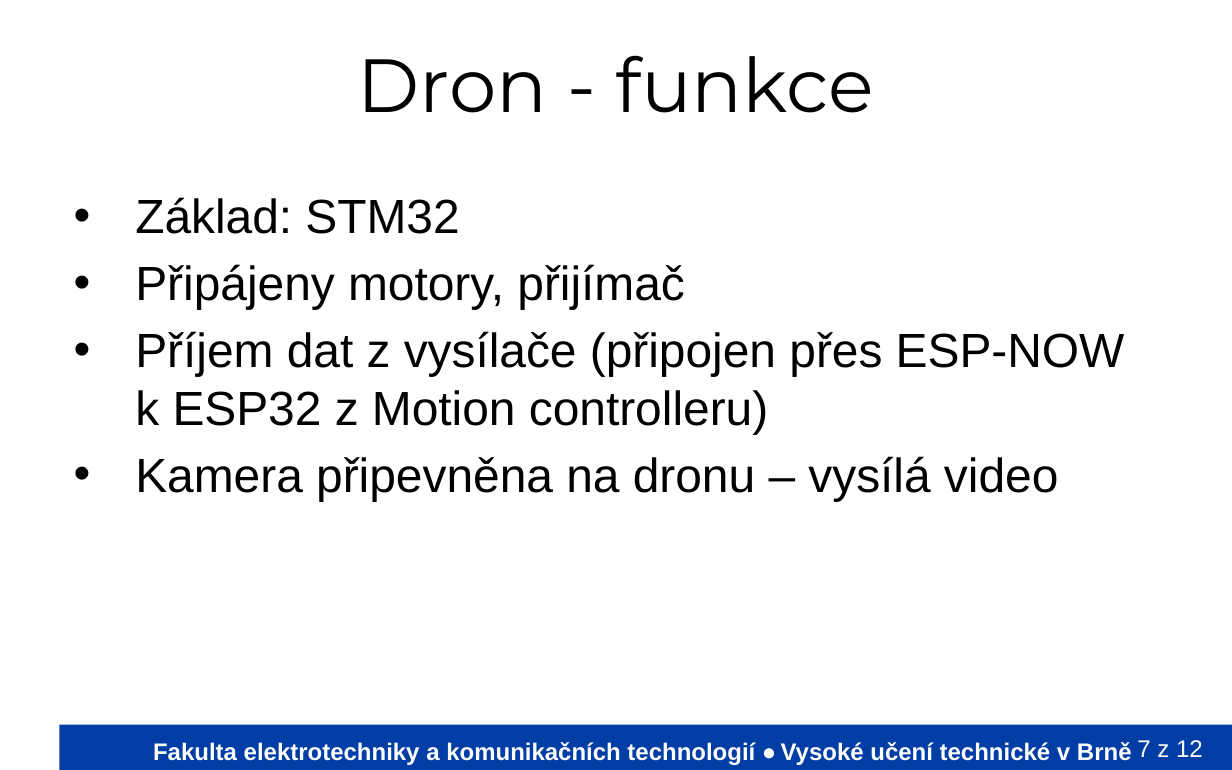
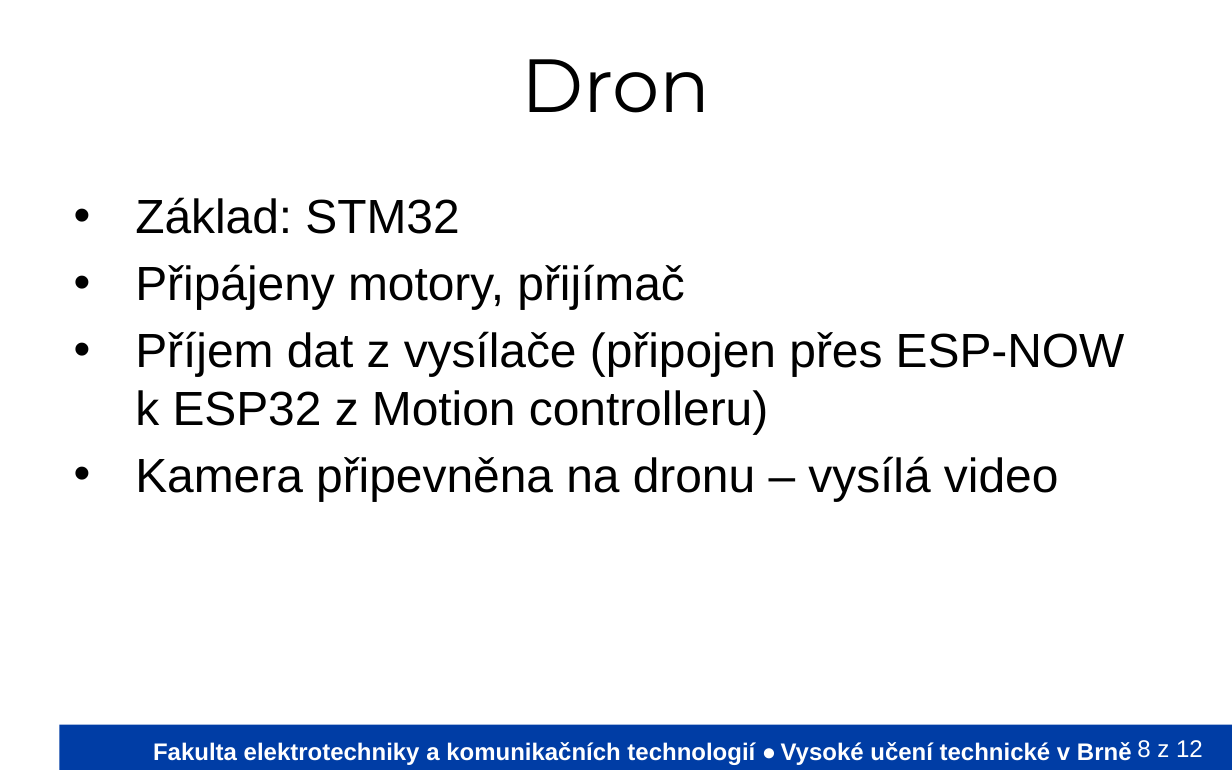
Before and after one commit to Mi-Tom/micro-controlers, a slide deck: slide 8 of PrezentaceVUT/VyvojovyDiagramVUT.odp (slide 7 before the commit). Drawn at 1232x770 pixels with LibreOffice and Linux fonts; fonts in the diff are those of the drawing; background and template pictures are left out. Boxes give left, top, right and bottom in pixels: in the first picture for what was removed or moved away, otherwise in the second. Text is boxed around its words. In the diff, an @@ line names an element or a change of style, - is before the commit and + after.

```diff
--- a/PrezentaceVUT/VyvojovyDiagramVUT.odp
+++ b/PrezentaceVUT/VyvojovyDiagramVUT.odp
@@ title at (521,59,711,113): text changed @@
-Dron - funkce
+Dron
@@ page number at (1137,740,1203,758): text changed @@
-7 z 12
+8 z 12
```
Also in this commit, not shown: 3 other slides changed, 1 slide added, 1 other file.
